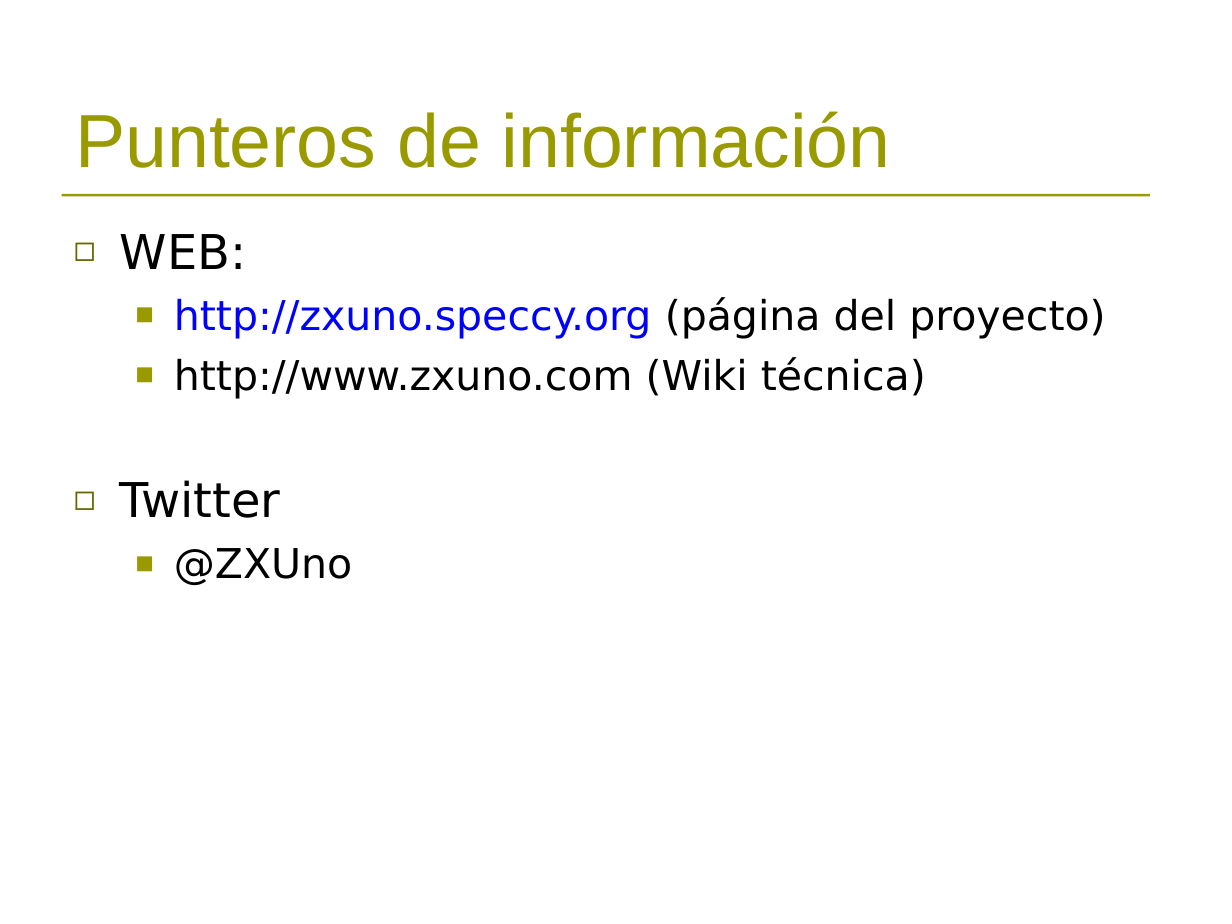
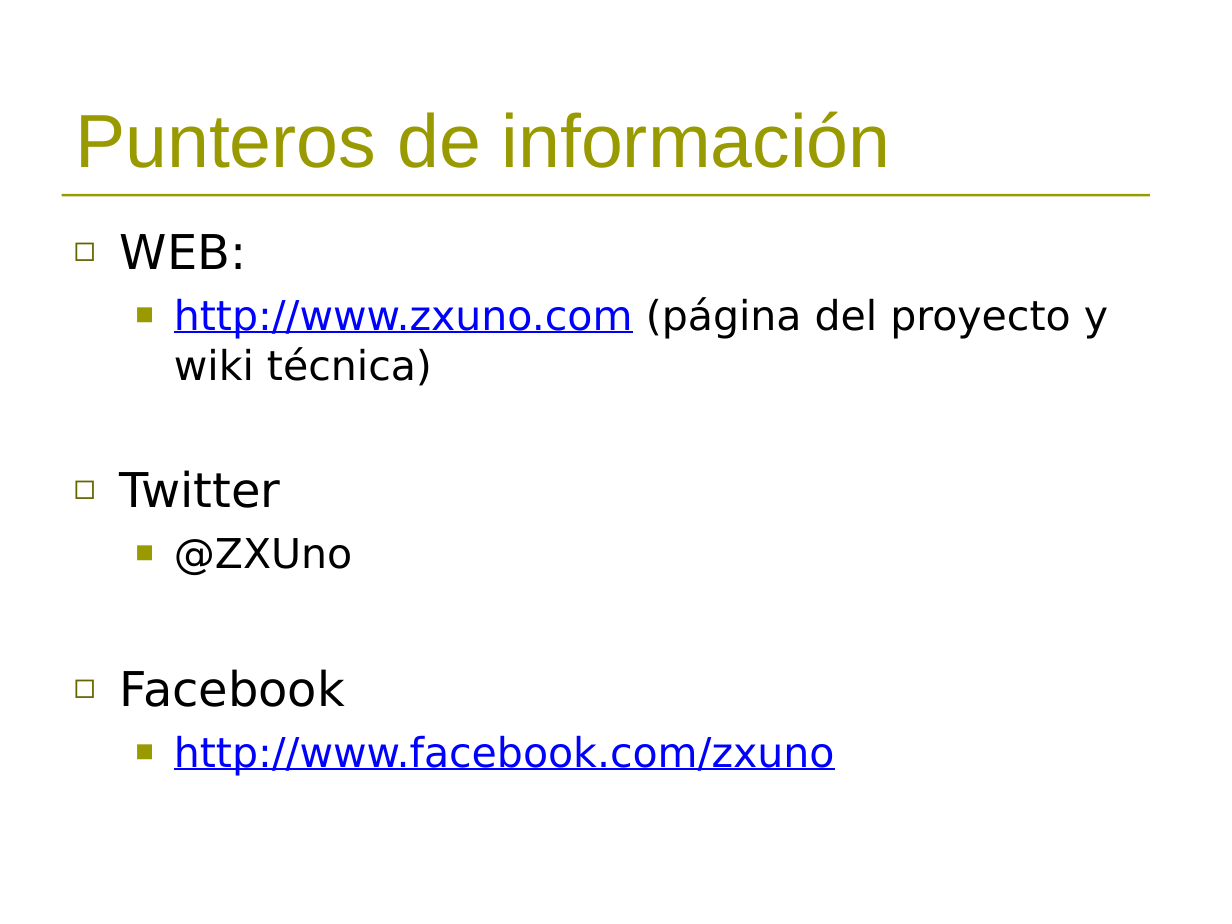
Before and after one commit to sadman/zxuno-mirror, a slide deck: slide 23 of varios/presentacion_zxuno_retrosevilla.ppt (slide 21 before the commit). Drawn at 1232x924 pixels with LibreOffice and Linux fonts; fonts in the diff are those of the drawing; background and template pictures are left out. Boxes give left, top, right and bottom in pixels: in the first picture for what was removed or moved away, otherwise in the second. Text is boxed around its words. In the diff, an @@ line names an element or a change of style, - is before the commit and + after.

```diff
--- a/varios/presentacion_zxuno_retrosevilla.ppt
+++ b/varios/presentacion_zxuno_retrosevilla.ppt
@@ text at (x1=174, y1=297, x2=1108, y2=386): text changed @@
-  ■ http://zxuno.speccy.org (página del proyecto)
-  ■ http://www.zxuno.com (Wiki técnica)
+  ■ http://www.zxuno.com (página del proyecto y wiki técnica)
@@ text at (x1=120, y1=669, x2=835, y2=776): paragraphs added @@
+◻ Facebook
+  ■ http://www.facebook.com/zxuno
```
Also in this commit, not shown: 5 other slides changed, 2 slides added, 1 other file.
